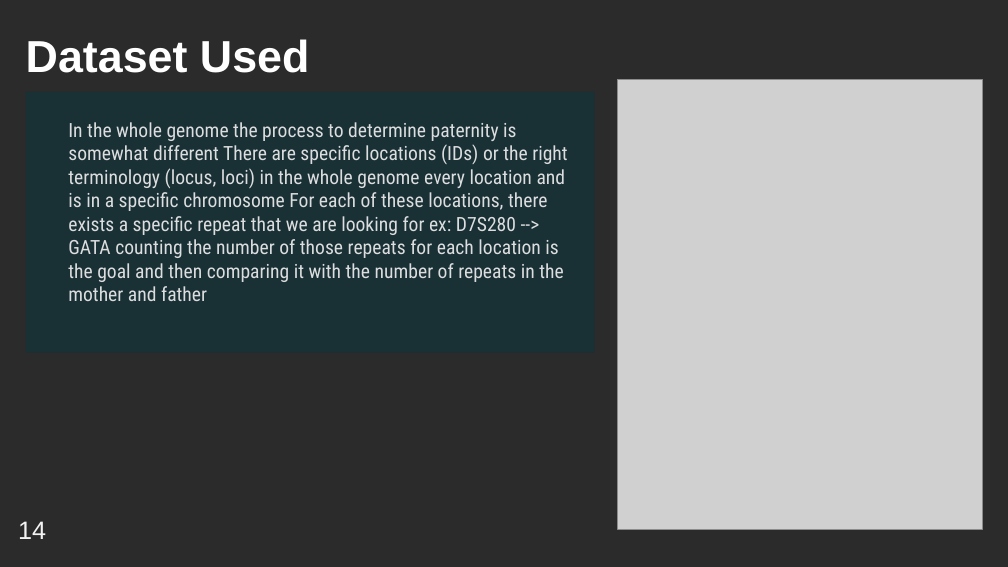
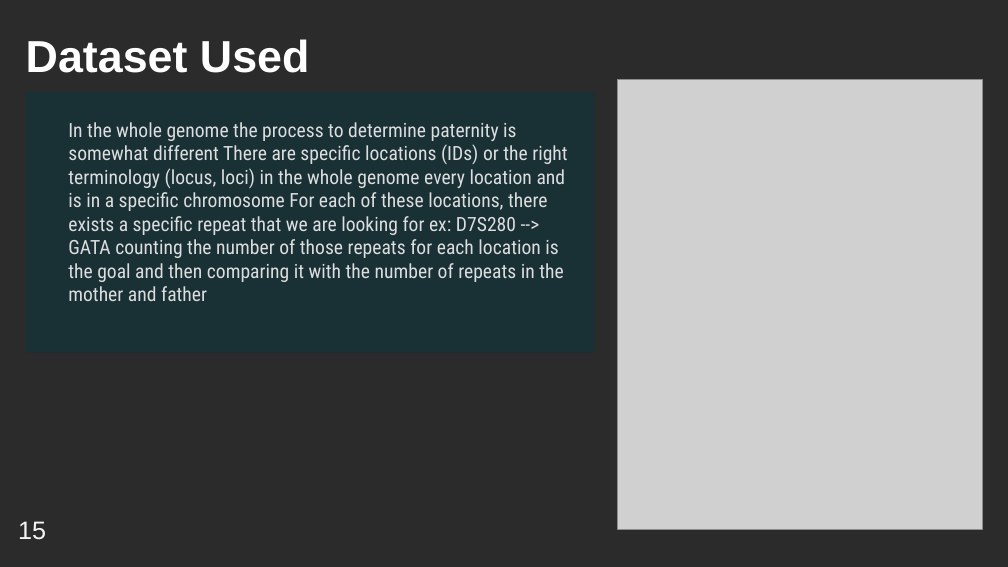
Before and after one commit to YoussifAssem/Genatac, a slide deck: slide 18 of E-Genetics/presentations/SRS (2).pptx. Drawn at 1008x567 pixels with LibreOffice and Linux fonts; fonts in the diff are those of the drawing; grey boxes stand for pictures; background and template pictures are left out; a plain dark background stands for a picture behind light text. Boxes give left, top, right and bottom in pixels: in the first picture for what was removed or moved away, otherwise in the second. Text is boxed around its words. In the diff, an @@ line names an element or a change of style, - is before the commit and + after.

```diff
--- a/E-Genetics/presentations/SRS (2).pptx
+++ b/E-Genetics/presentations/SRS (2).pptx
@@ text at <box>18,521,46,540</box>: text changed @@
-14
+15
```
Also in this commit, not shown: 15 other slides changed.
